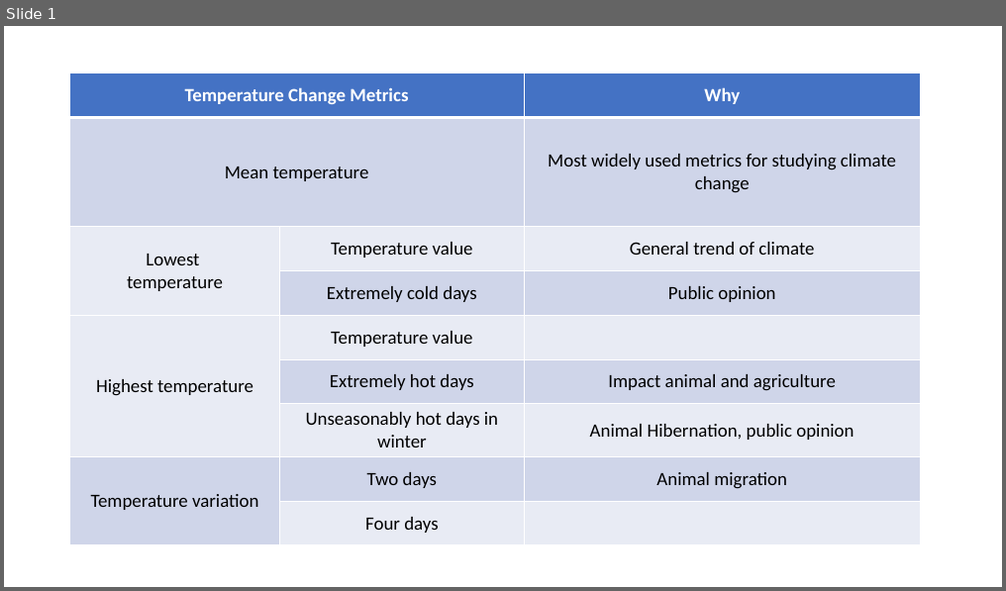
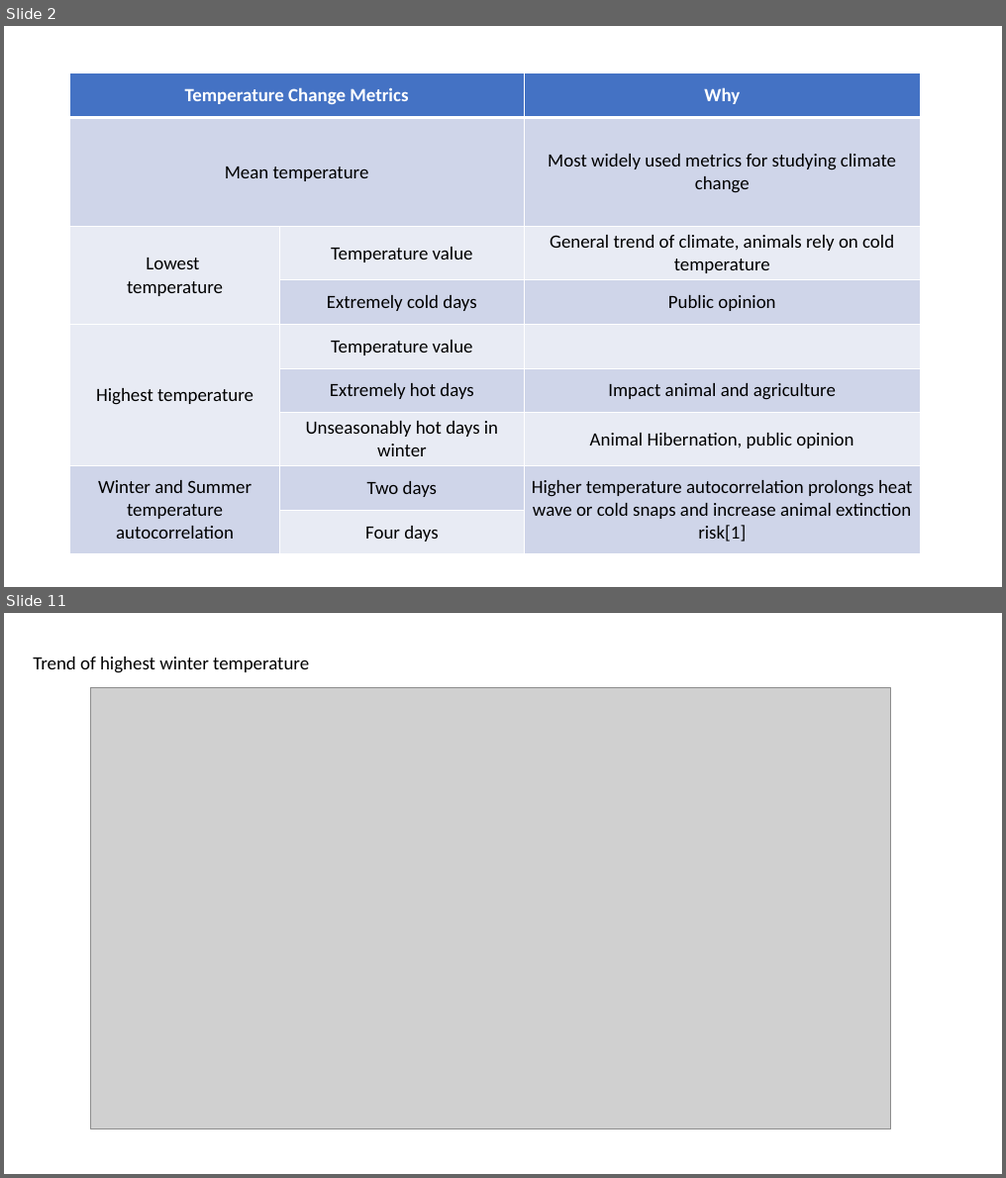
Before and after one commit to JustintheButton/temperature_analysis, a slide deck: report.pptx. Shown one above the other, each under a label of ours: slide 1 before the commit, slides 2 and 11 after it; the slides between them are not shown. The pictures are 1006x591 and 1006x1178 pixels, drawn with LibreOffice and Linux fonts; fonts in the diff are those of the drawing; grey boxes stand for pictures. Boxes give left, top, right and bottom in pixels: in the first picture for what was removed or moved away, otherwise in the second. Text is boxed around its words. In the diff, an @@ line names an element or a change of style, - is before the commit and + after.

```diff
--- a/report.pptx
+++ b/report.pptx
@@ slide 11 added at [4,613,1002,1174], background #FFFFFF @@
@@ text added at [33,657,309,673], 18 pt, text #000000 @@
+Trend of highest winter temperature
@@ picture added at [91,688,890,1130] @@
@@ what was slide 1 is now slide 2 @@
@@ slide 2 changed as well @@
@@ table at [70,74,921,553] @@
-row 3, column 3: General trend of climate
+row 3, column 3: General trend of climate, animals rely on cold temperature
-row 8, column 1: Temperature variation
+row 8, column 1: Winter and Summer temperature autocorrelation
-row 8, column 3: Animal migration
+row 8, column 3: Higher temperature autocorrelation prolongs heat wave or cold snaps and increase animal extinction risk[1]
```
Also in this commit, not shown: 16 other slides added, 1 other file.
